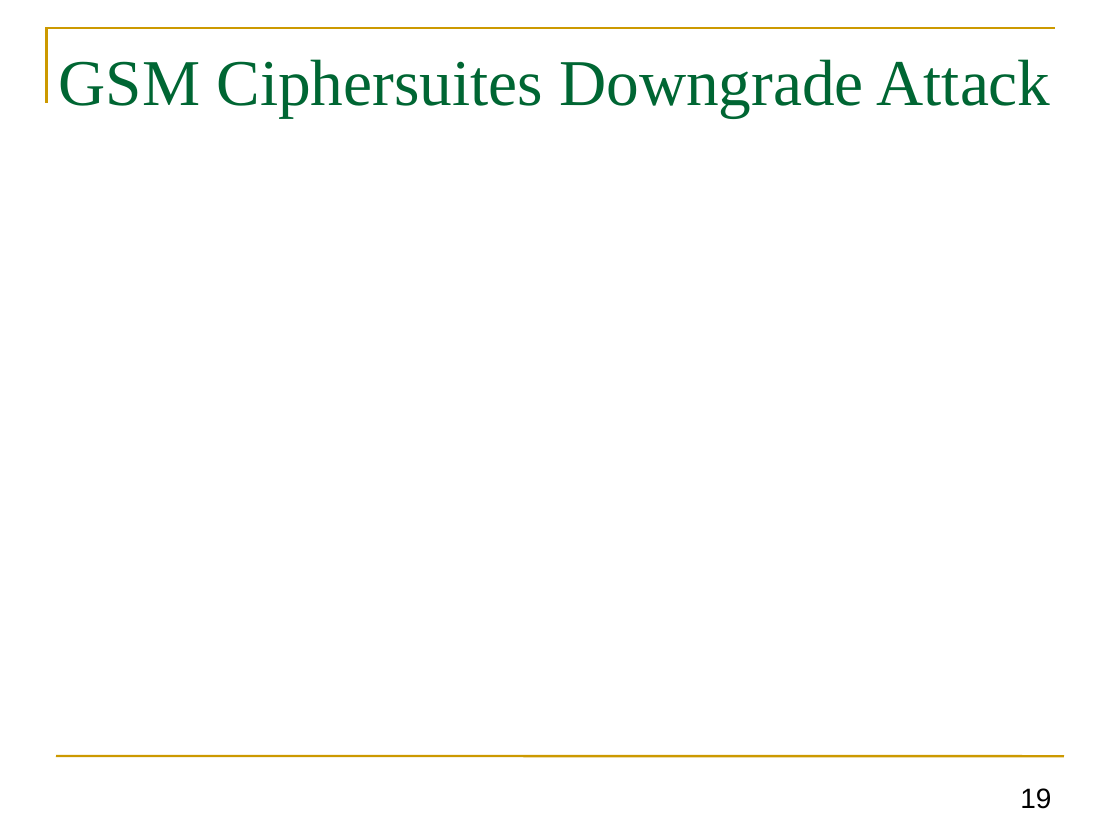
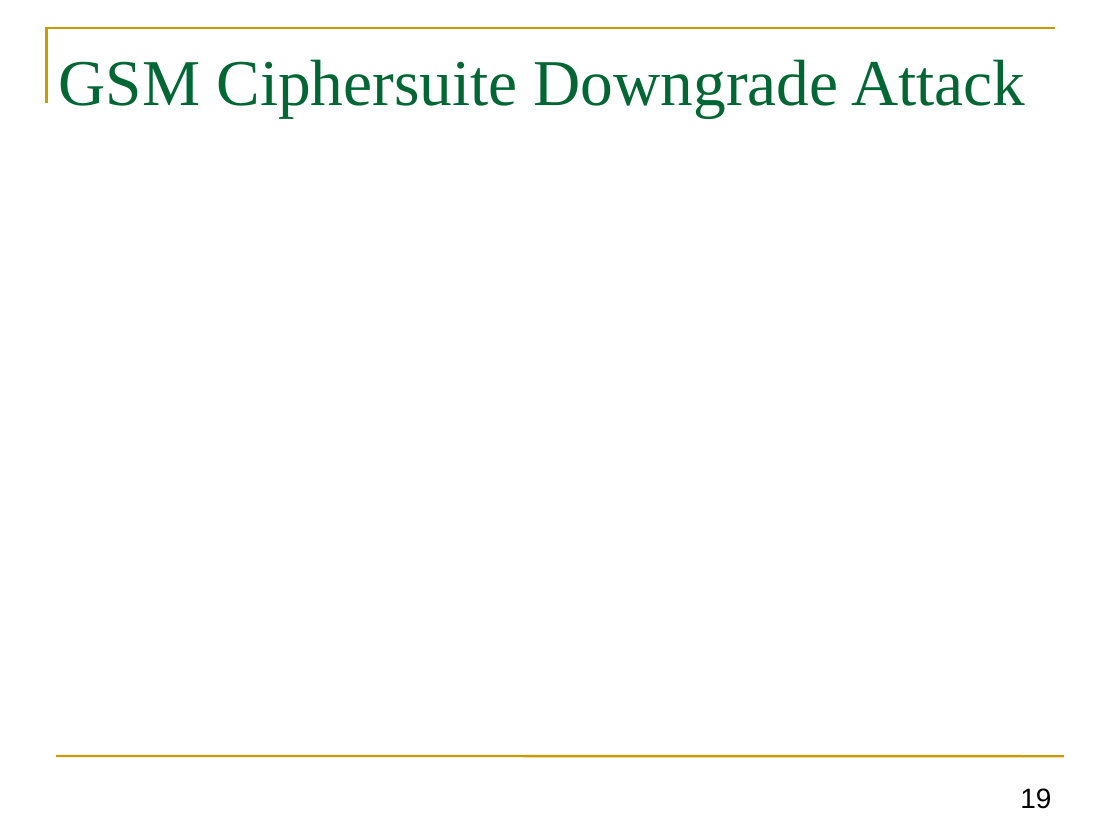
Before and after one commit to GhadaAlmashaqbeh/GhadaAlmashaqbeh.github.io, a slide deck: slide 19 of courses/cse3400-f2026/lecture9.pptx. Drawn at 1120x840 pixels with LibreOffice and Linux fonts; fonts in the diff are those of the drawing; grey boxes stand for pictures. Boxes give left, top, right and bottom in pixels: in the first picture for what was removed or moved away, otherwise in the second. Text is boxed around its words. In the diff, an @@ line names an element or a change of style, - is before the commit and + after.

```diff
--- a/courses/cse3400-f2026/lecture9.pptx
+++ b/courses/cse3400-f2026/lecture9.pptx
@@ title at (59, 59, 1025, 117): text changed @@
-GSM Ciphersuites Downgrade Attack
+GSM Ciphersuite Downgrade Attack
```
Also in this commit, not shown: 7 other slides changed, 15 other files.
